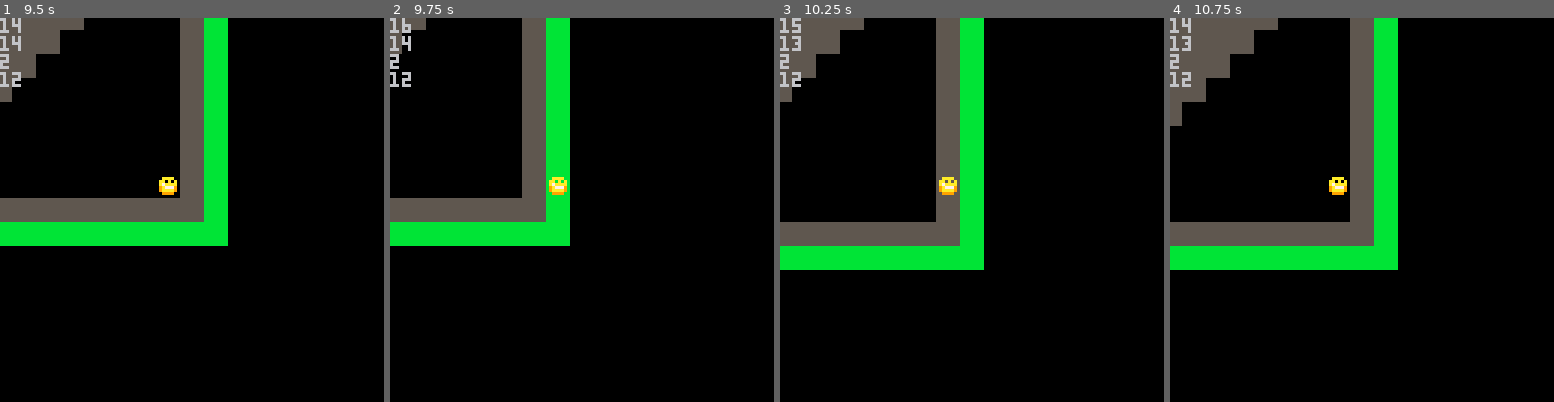
Above: before the commit, frames 1-4 (left to right).
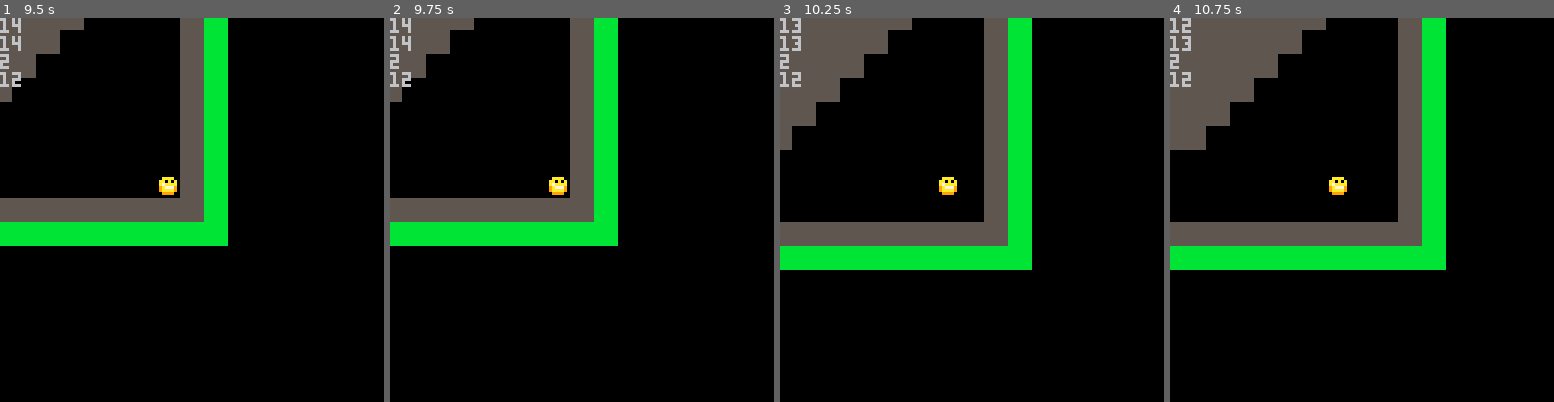
Above: after the commit, the same moments.

Repository: Bcribb/pico-rogue
Game: PICO-8 cartridge src/rogue.p8
Same seed, same stepped clock (60 frames per second), same inputs: the game is played once before the commit and once after it.
Inputs:
- Up to frame 1 (9.5 s): hold Right 1.6-2.1 s; hold Up 2.15-2.42 s; hold Right 2.47-3.03 s; hold Left 3.08-3.58 s; hold Down 3.63-3.97 s; hold Right 4.02-4.68 s; hold Up 4.73-5.03 s; hold Left 5.08-5.68 s; hold Down 5.73-6.03 s; hold Right 6.08-6.58 s; hold Right 6.63-7.13 s; hold Up 7.18-7.45 s; hold Right 7.5-8.07 s; hold Left 8.12-8.62 s; hold Down 8.67-9 s; hold Right from 9.05 s (still down)
- Up to frame 2 (9.75 s): release Right at 9.72 s
- Up to frame 3 (10.25 s): hold Up 9.77-10.07 s; hold Left from 10.12 s (still down)
- Up to frame 4 (10.75 s): release Left at 10.72 s

Frame 1 is identical in both runs. In frame 2, 15% of the frame differs, in the area x 0-60%, y 0-60%; in frame 3, 19%; in frame 4, 19%, in the area x 0-72%, y 0-66%.

Commit message:
Added wall collisions

Diff:
--- a/src/rogue.p8
+++ b/src/rogue.p8
@@ -69,7 +69,7 @@
 -- pathfinding
 
 function is_pathable(x, y)
-	return world[x][y] != 0
+	return world[x][y] == 0
 end
 -->8
 -- map
@@ -245,6 +245,13 @@
 -- commands
 
 function move_com(unit, dx, dy)
+	local new_x = unit.x + dx
+	local new_y = unit.y + dy
+
+	if not is_pathable(new_x, new_y) then
+		return
+	end
+
 	unit.x += dx
 	unit.y += dy
 end
